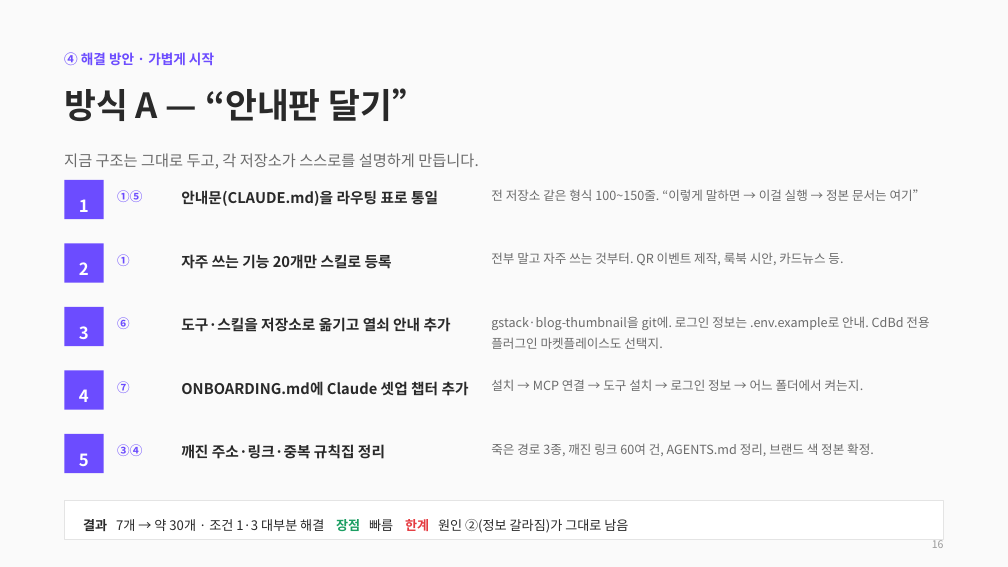
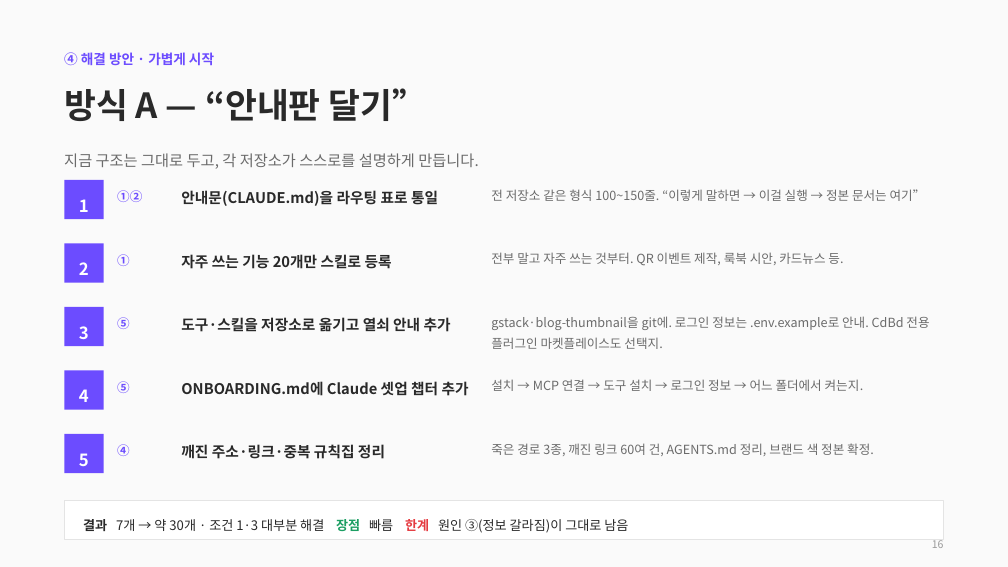
Before and after one commit to CdBd-in/design, a slide deck: slide 16 of CdBd 문서 체계 진단 및 개편 제안.pptx. Drawn at 1008x567 pixels with LibreOffice and Linux fonts; fonts in the diff are those of the drawing. Boxes give left, top, right and bottom in pixels: in the first picture for what was removed or moved away, otherwise in the second. Text is boxed around its words. In the diff, an @@ line names an element or a change of style, - is before the commit and + after.

```diff
--- a/CdBd 문서 체계 진단 및 개편 제안.pptx
+++ b/CdBd 문서 체계 진단 및 개편 제안.pptx
@@ text at (x1=117, y1=190, x2=142, y2=202): text changed @@
-①⑤
+①②
@@ text at (x1=117, y1=381, x2=130, y2=393): text changed @@
-⑦
+⑤
@@ text at (x1=117, y1=444, x2=130, y2=456): text changed @@
-③④
+④
@@ text at (x1=83, y1=519, x2=628, y2=533): text changed @@
-결과 7개 → 약 30개 · 조건 1·3 대부분 해결 장점 빠름 한계 원인 ②(정보 갈라짐)가 그대로 남음
+결과 7개 → 약 30개 · 조건 1·3 대부분 해결 장점 빠름 한계 원인 ③(정보 갈라짐)이 그대로 남음
```
Also in this commit, not shown: 3 other slides changed, 1 other file.
